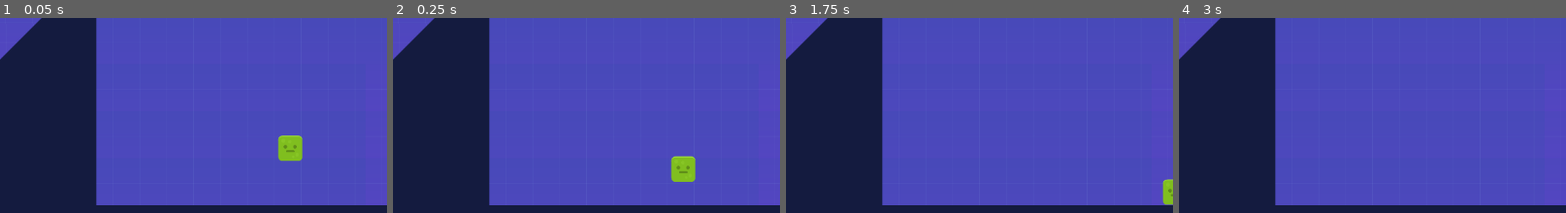
Above: before the commit, frames 1-4 (left to right).
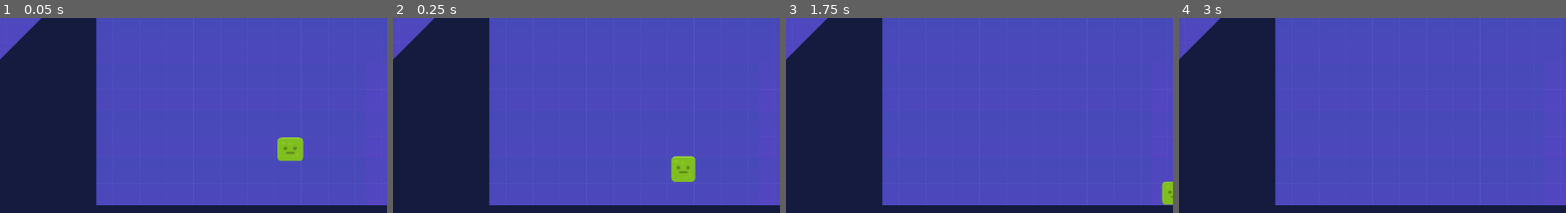
Above: after the commit, the same moments.

Repository: Ladzsz/ladPlatformer
Game: Godot game, scene res://src/Levels/Level1.tscn
Same seed, same stepped clock (60 frames per second), same inputs: the game is played once before the commit and once after it.
Inputs:
- Up to frame 1 (0.05 s): no input
- Up to frame 2 (0.25 s): no input
- Up to frame 3 (1.75 s): tap Enter (ui_accept) at 0.5, 0.77, 1.52 s; hold Right (ui_right) from 0.53 s (still down)
- Up to frame 4 (3 s): release Right (ui_right) at 2.03 s; hold Left (ui_left) 2.03-2.78 s; hold Right (ui_right) from 2.78 s (still down)
The pictures show only the part of the screen within x 50-100%, y 50-100%; the shares and areas given below are measured in that part.

The runs differ from the first frame. In frame 1, 0.2% of the frame differs, in the area x 71-79%, y 60-74%; in frame 2, nothing differs; in frame 3, 0.1%; in frame 4, nothing differs.

Commit message:
added animations to grunt enemy

Diff:
--- a/src/Characters/characters.gd
+++ b/src/Characters/characters.gd
@@ -18,7 +18,7 @@
 		die()
 
 func die():
-	print("enemy die")
+	$AnimatedSprite2D.play("death")
 	modulate = Color.RED
 	var tween = create_tween()
 	tween.tween_property(self, "scale", Vector2.ZERO, 0.2)
--- a/src/Characters/grunts.gd
+++ b/src/Characters/grunts.gd
@@ -3,10 +3,15 @@
 @onready var ground_ray = $RayCast2D
 
 var direction = 1
+var is_dead = false
 
 func _ready():
 	max_health = 100
 	current_health = 100
+
+func die():
+	is_dead = true
+	await super.die()
 
 func flip_ray():
 	# Flip the RayCast's horizontal position so it stays in front of the enemy
@@ -14,13 +19,15 @@
 	ground_ray.target_position.x = abs(ground_ray.target_position.x) * direction
 
 func _physics_process(delta: float) -> void:
+	if is_dead:
+		return
+
 	# moving enemy to opposite direction if colliding with wall or edge
 	if not ground_ray.is_colliding() or is_on_wall():
 		direction *= -1
 		flip_ray()
 
 	super._physics_process(delta)
-
 	velocity.x = direction * enemySpeed
-
+	$AnimatedSprite2D.play("walk")
 	move_and_slide()
--- a/src/Characters/grunts.tscn
+++ b/src/Characters/grunts.tscn
@@ -18,7 +18,7 @@
 "texture": ExtResource("2_pjtqo")
 }],
 "loop": true,
-"name": &"dead",
+"name": &"death",
 "speed": 5.0
 }, {
 "frames": [{
@@ -32,6 +32,9 @@
 "frames": [{
 "duration": 1.0,
 "texture": ExtResource("4_p3bce")
+}, {
+"duration": 1.0,
+"texture": ExtResource("3_f1yk7")
 }],
 "loop": true,
 "name": &"walk",
@@ -67,7 +70,8 @@
 [node name="AnimatedSprite2D" type="AnimatedSprite2D" parent="grunts" unique_id=1616573783]
 scale = Vector2(0.390625, 0.4140625)
 sprite_frames = SubResource("SpriteFrames_vc17m")
-animation = &"idle"
+animation = &"death"
+frame_progress = 0.69319916
 
 [node name="head hurtbox" type="Area2D" parent="grunts" unique_id=30743745 groups=["enemyHead"]]
 collision_layer = 4
